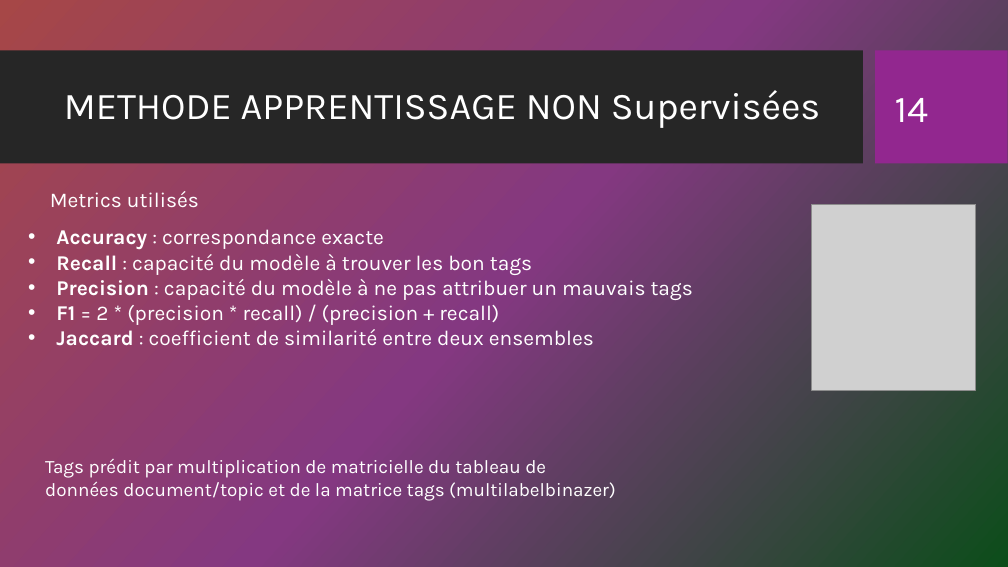
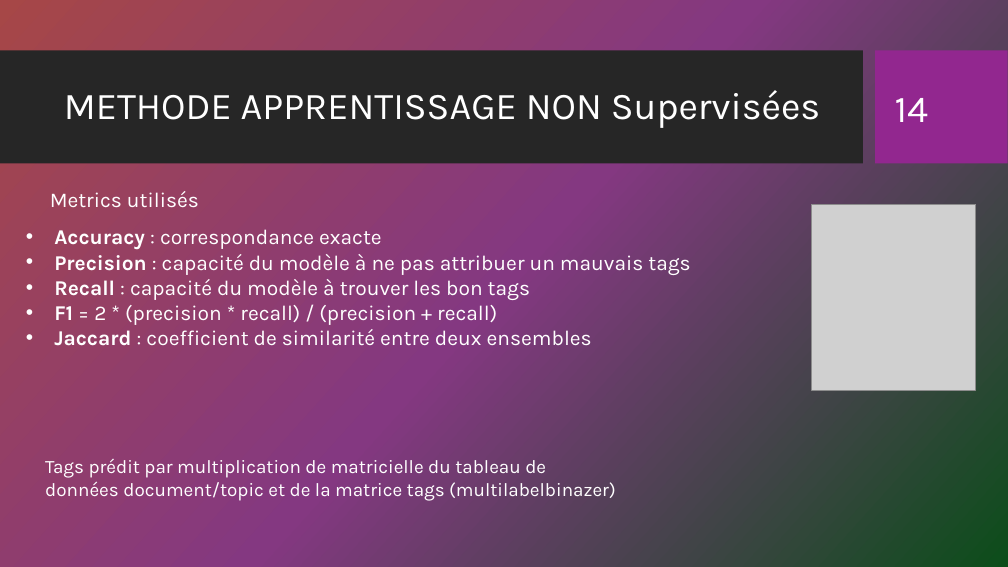
Before and after one commit to bachir151/Cat-gorisez-automatiquement-des-questions, a slide deck: slide 14 of Diedhiou_Ahmed_4_Presentation_072023.pptx. Drawn at 1008x567 pixels with LibreOffice and Linux fonts; fonts in the diff are those of the drawing; grey boxes stand for pictures; background and template pictures are left out. Boxes give left, top, right and bottom in pixels: in the first picture for what was removed or moved away, otherwise in the second. Text is boxed around its words. In the diff, an @@ line names an element or a change of style, - is before the commit and + after.

```diff
--- a/Diedhiou_Ahmed_4_Presentation_072023.pptx
+++ b/Diedhiou_Ahmed_4_Presentation_072023.pptx
@@ text at [54, 254, 690, 275]: paragraph added @@
+  • Precision : capacité du modèle à ne pas attribuer un mauvais tags
@@ text at [56, 279, 693, 300]: paragraph removed @@
-  • Precision : capacité du modèle à ne pas attribuer un mauvais tags
```
Also in this commit, not shown: 6 other slides changed.
